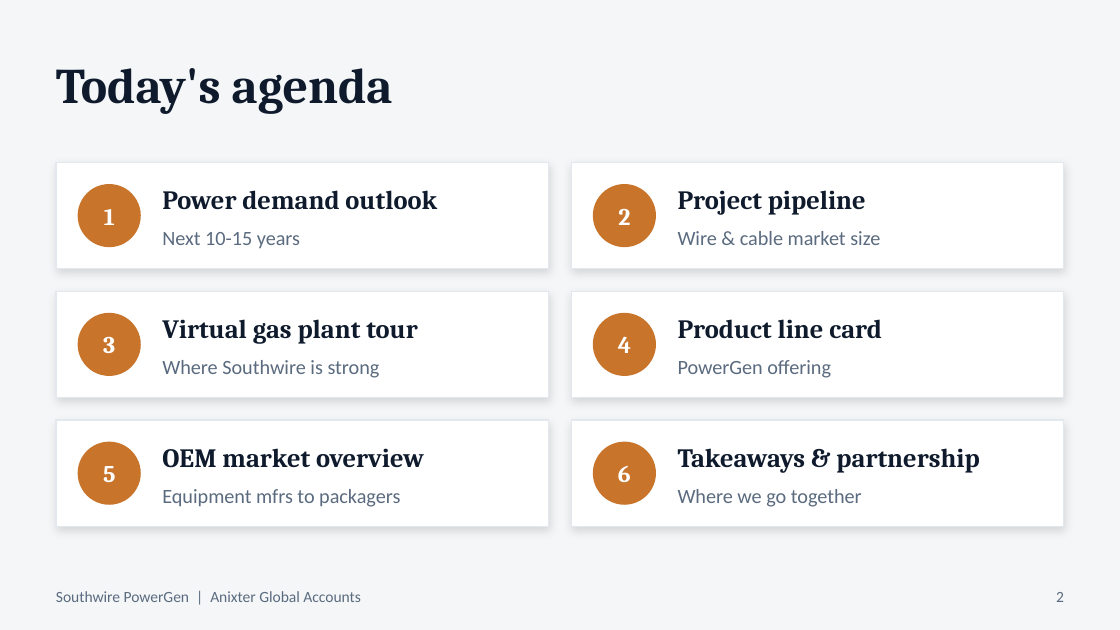
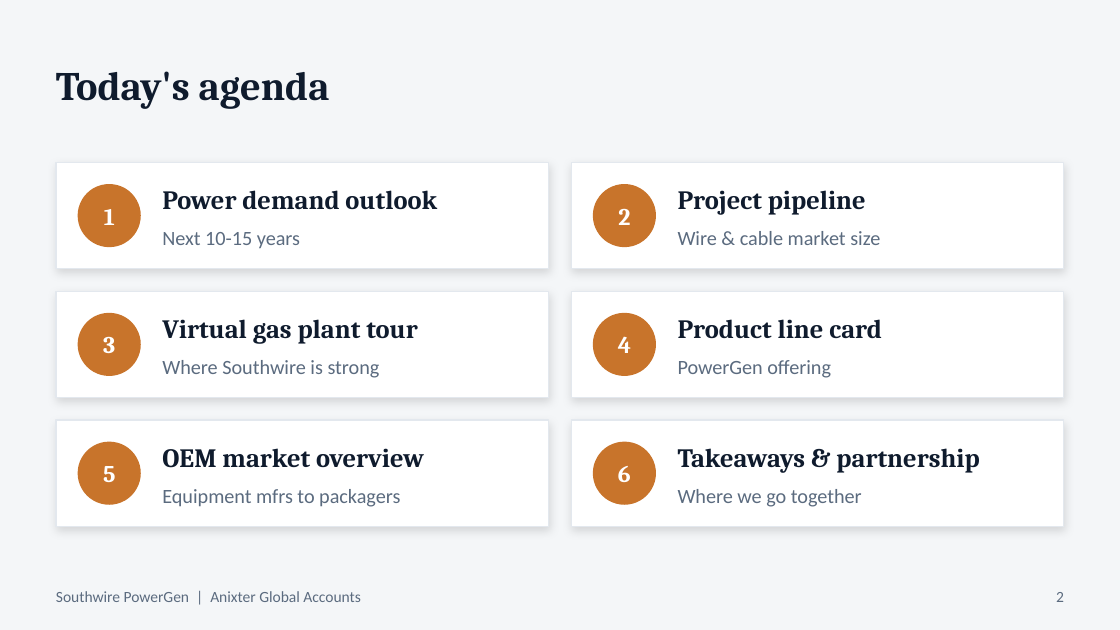
Before and after one commit to shardt87/ln, a slide deck: slide 2 of presentations/Anixter_PowerGen_Presentation_DRAFT.pptx. Drawn at 1120x630 pixels with LibreOffice and Linux fonts; fonts in the diff are those of the drawing. Boxes give left, top, right and bottom in pixels: in the first picture for what was removed or moved away, otherwise in the second. Text is boxed around its words. In the diff, an @@ line names an element or a change of style, - is before the commit and + after.

```diff
--- a/presentations/Anixter_PowerGen_Presentation_DRAFT.pptx
+++ b/presentations/Anixter_PowerGen_Presentation_DRAFT.pptx
@@ text "Today's agenda" at (56, 71, 330, 109): size 32 to 26 pt @@
```
Also in this commit, not shown: 7 other slides changed.
